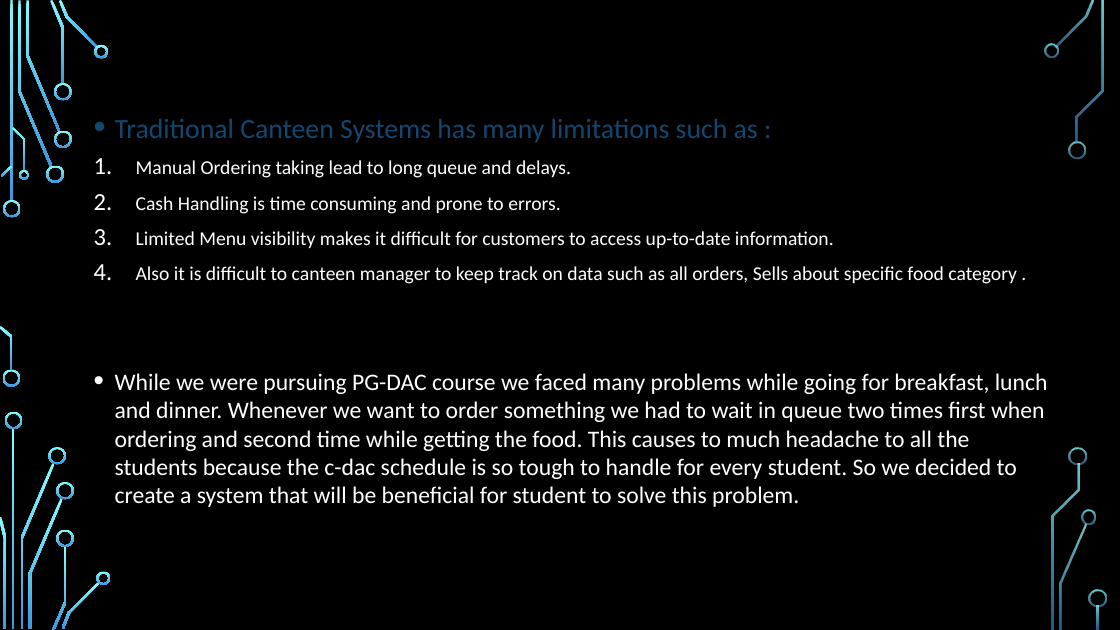
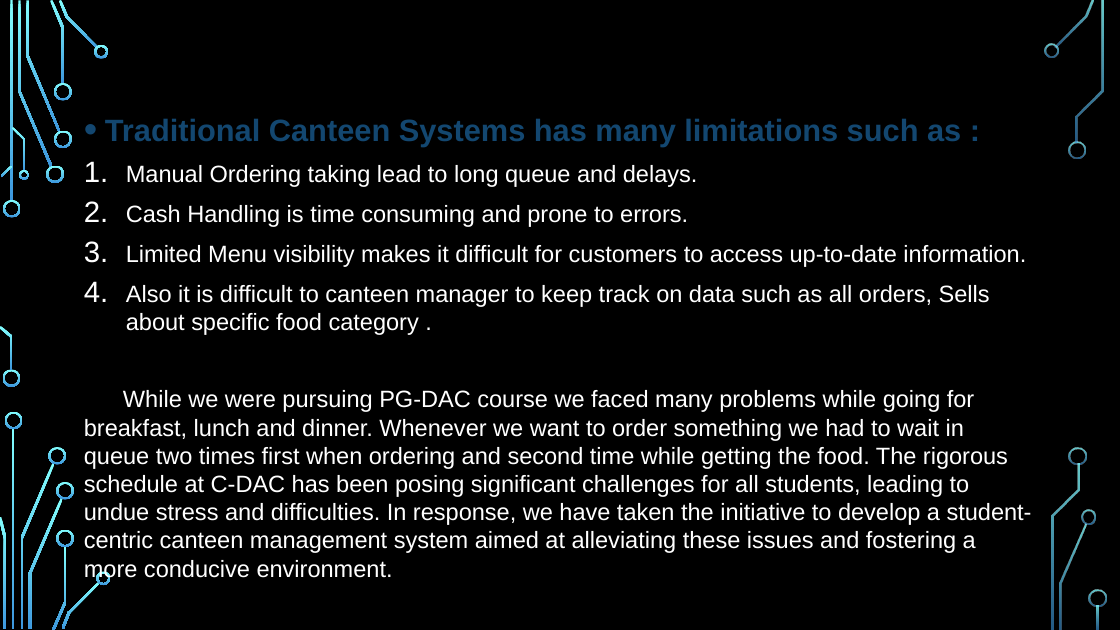
Before and after one commit to iamVishal8947/Campus-Canteen-Management-System, a slide deck: slide 3 of Ppts/CMS presentation.pptx. Drawn at 1120x630 pixels with LibreOffice and Linux fonts; fonts in the diff are those of the drawing; background and template pictures are left out. Boxes give left, top, right and bottom in pixels: in the first picture for what was removed or moved away, otherwise in the second. Text is boxed around its words. In the diff, an @@ line names an element or a change of style, - is before the commit and + after.

Commit message:
New CMS presentation Edited

```diff
--- a/Ppts/CMS presentation.pptx
+++ b/Ppts/CMS presentation.pptx
@@ title "PROBLEM DEFINITION :" rewrapped from (x1=712, y1=486, x2=799, y2=507) to (x1=105, y1=0, x2=1015, y2=92) @@
@@ text "Traditional Canteen Systems has many ..." moved from (x1=115, y1=119, x2=1048, y2=507) to (x1=84, y1=119, x2=1032, y2=582) @@
@@ text at (x1=105, y1=119, x2=1026, y2=335): size 23.8 to 26.4 pt, bold on in "Traditional Canteen Systems has many limitations such ..."; font Calibri to Arial in "Traditional Canteen Systems has many limitations such ...", "Manual Ordering taking lead to long queue ...", "Cash Handling is time consuming and prone ...", "Limited Menu visibility makes it difficult for ..." and 1 more places; size 16.8 to 20.1 pt in "Manual Ordering taking lead to long queue ...", "Cash Handling is time consuming and prone ...", "Limited Menu visibility makes it difficult for ...", "Also it is difficult to canteen manager ..." @@
@@ text at (x1=84, y1=390, x2=1032, y2=582): text changed; size 20.3 to 20.1 pt; font Calibri to Arial @@
-• While we were pursuing PG-DAC course we faced many problems while going for breakfast, lunch and dinner. Whenever we want to order something we had to wait in queue two times first when ordering and second time while getting the food. This causes to much headache to all the students because the c-dac schedule is so tough to handle for every student. So we decided to create a system that will be beneficial for student to solve this problem.
+While we were pursuing PG-DAC course we faced many problems while going for breakfast, lunch and dinner. Whenever we want to order something we had to wait in queue two times first when ordering and second time while getting the food. The rigorous schedule at C-DAC has been posing significant challenges for all students, leading to undue stress and difficulties. In response, we have taken the initiative to develop a student-centric canteen management system aimed at alleviating these issues and fostering a more conducive environment.
```
Also in this commit, not shown: 6 other slides changed, 7 slides added, 1 slide removed.
